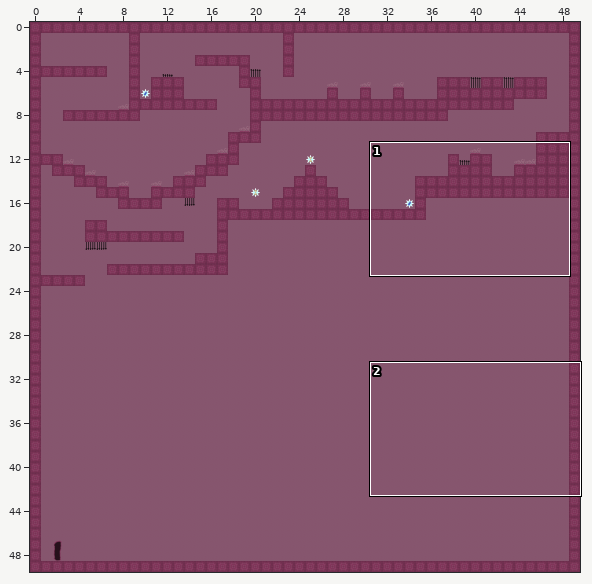
Level history. Tiled map: assets/maps/Level1.tmx. Above, an overview of the earlier version with the close-up marked.
Close-up. The starting point:
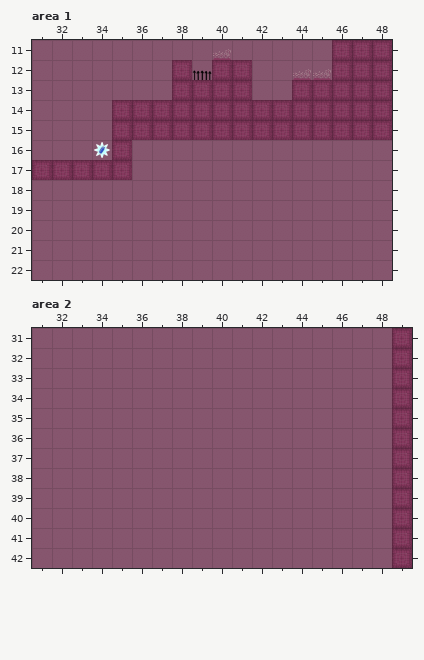
Cells are 64x64 px. Shown: area 1 x 31..48, y 11..22; area 2 x 31..49, y 31..42. The commit also changed other parts of the map, which this record leaves out.
Once edited:
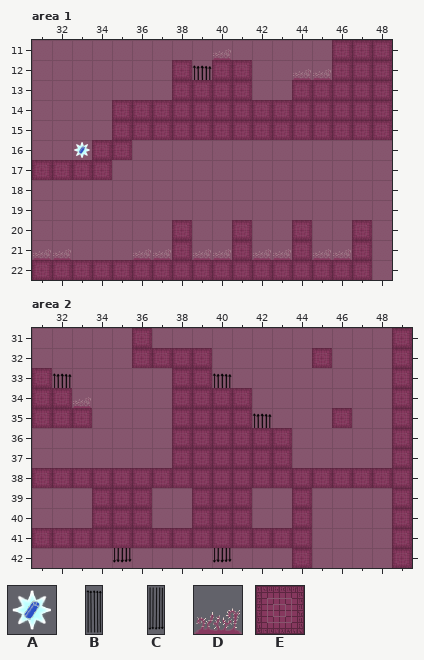
Key: from "pickup_health": A 0; from "spears": B 0, C 0 flipped up-down; from "spikes": D 0; from "walls_and_background": E 0.
_ is an empty cell.
Objects are placed by their top-left corner, in cells (3,4 is the top-left corner of cell 3,4); size is 1x1 cell unless given.
Edits made:
Layer "Objects", area 1:
changed: B "spears" at 39,12.2 size 1x3 -> B "spears" at 39,12 size 1x3
changed: A "battery" at 34,16 -> A "battery" at 33,16
added: D "spikes" at 36,21
added: D "spikes" at 31,21
added: D "spikes" at 32,21
added: D "spikes" at 37,21
added: D "spikes" at 39,21
added: D "spikes" at 40,21
added: D "spikes" at 42,21
added: D "spikes" at 43,21
added: D "spikes" at 46,21
added: D "spikes" at 45,21
Layer "Walls", area 1:
y 16: x 34 _ -> E
y 17: x 35 E -> _
y 20..21: x 38 _ -> E; x 41 _ -> E; x 44 _ -> E; x 47 _ -> E
y 22: x 31..47 _________________ -> EEEEEEEEEEEEEEEEE
Layer "Objects", area 2:
added: D "spikes" at 33,34
added: B "spears" at 40,33 size 1x3
added: B "spears" at 32,33 size 1x3
added: B "spears" at 42,35 size 1x3
added: C "spears" at 35,40 size 1x3
added: C "spears" at 40,40 size 1x3
Layer "Walls", area 2:
y 31: x 36 _ -> E
y 32: x 36..39 ____ -> EEEE; x 45 _ -> E
y 33: x 31 _ -> E; x 38..39 __ -> EE
y 34: x 31..32 __ -> EE; x 38..41 ____ -> EEEE
y 35: x 31..33 ___ -> EEE; x 38..41 ____ -> EEEE; x 46 _ -> E
y 36..37: x 38..43 ______ -> EEEEEE
y 38: x 31..48 __________________ -> EEEEEEEEEEEEEEEEEE
y 39..40: x 34..36 ___ -> EEE; x 39..41 ___ -> EEE; x 44 _ -> E
y 41: x 31..44 ______________ -> EEEEEEEEEEEEEE
y 42: x 44 _ -> E
